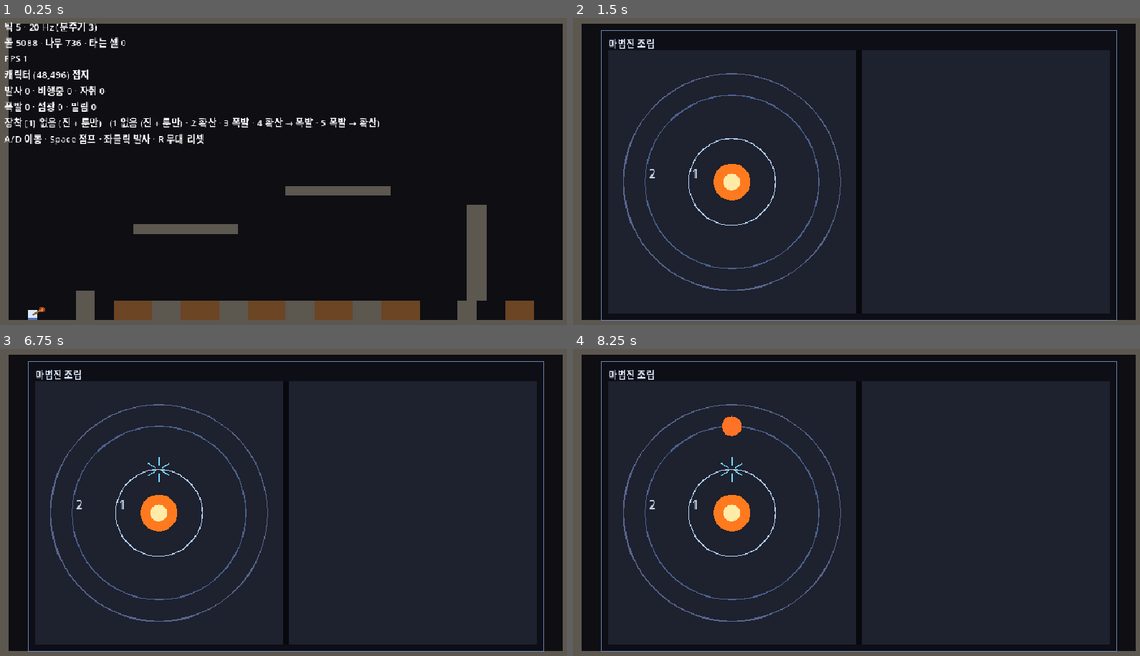
Above: before the commit, frames 1-4 (two rows, left to right).
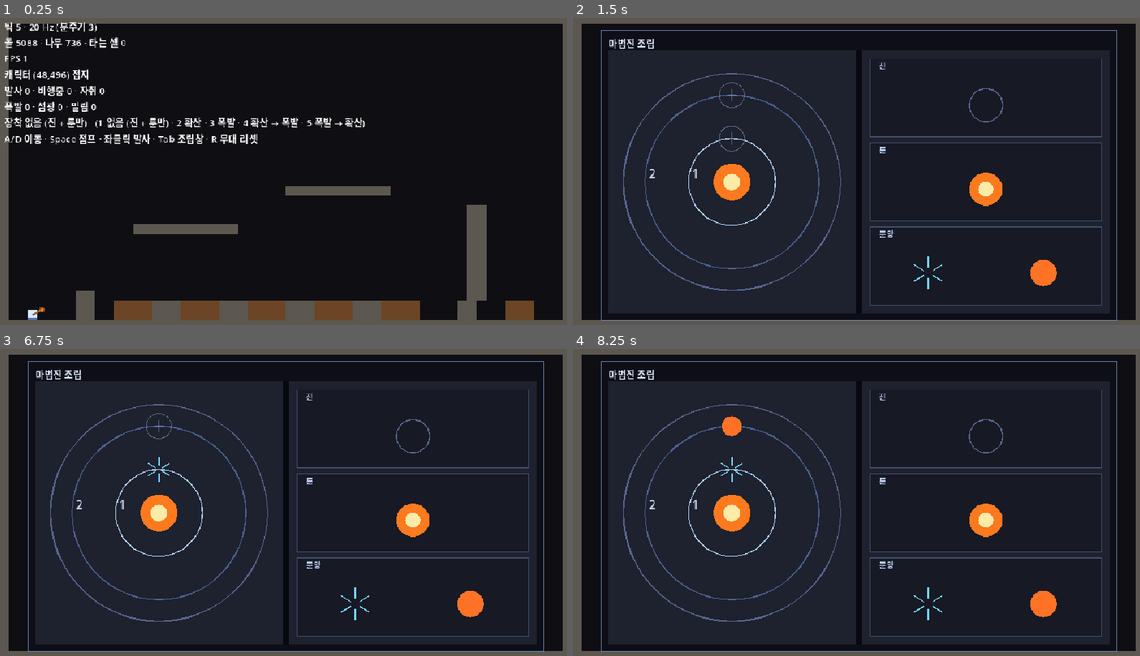
Above: after the commit, the same moments.

Repository: djgnfj-svg/tockbon
Game: Godot game, scene res://src/stage/stage.tscn
The game is run twice, just before and just after one commit, with the same random seed, the same clock (stepped at 60 frames per second) and the same inputs.
Inputs (mouse positions are in pixels of both pictures, inside the frame that each line leads up to):
- Up to frame 1 (0.25 s): no input
- Up to frame 2 (1.5 s): tap Enter at 0.5 s; move the mouse to (986, 159) at 0.52 s; hold D (move_right) 0.53-1.25 s; hold Tab (toggle_assembly) 0.53-1.25 s; click (986, 159) at 0.67 s; tap Space (jump) at 0.77, 1.25 s; drag from (743, 192) to (828, 239) at 1.27 s
- Up to frame 3 (6.75 s): tap Enter at 2, 3.5 s; move the mouse to (345, 434) at 2.02 s; hold D (move_right) 2.03-2.75 s; hold Ctrl 2.03-2.75 s; tap Space (jump) at 2.75, 3.77, 4.25 s; drag from (255, 570) to (113, 459) at 2.77 s; move the mouse to (459, 554) at 3.52 s; hold A (move_left) 3.53-4.25 s; tap Alt at 3.6 s; drag from (113, 459) to (198, 425) at 4.27 s; move the mouse to (311, 505) at 5.02 s; hold A (move_left) 5.03-5.75 s; tap Keypad Enter at 5.1 s; click (311, 505) at 5.17 s; drag from (198, 425) to (170, 523) at 5.77 s; move the mouse to (413, 490) at 6.52 s; hold D (move_right) from 6.53 s (still down); tap 2 at 6.6 s
- Up to frame 4 (8.25 s): tap Space (jump) at 6.77 s; release D (move_right) at 7.25 s; drag from (743, 523) to (828, 570) at 7.27 s; move the mouse to (918, 434) at 8.02 s; hold A (move_left) from 8.03 s (still down); tap 4 at 8.1 s

The runs differ from the first frame. In frame 1, 1.5% of the frame differs, in the area x 4-67%, y 32-42%; in frame 2, 2.0%, in the area x 25-94%, y 13-94%; in frame 3, 1.9%; in frame 4, 1.9%.

Commit message:
spell: 팔레트를 표에서 파생시켜 그린다 (단계 4b-2a)
진·룬·문양 셋이 종류별 구획으로 오른쪽 페이지에 앉는다. 아직 클릭으로
못 놓는다 — 4b-2b 다.

「슬롯 종류 × 항목」으로 짰다. 문양 전용으로 짜면 진·룬을 넣을 때
통째로 다시 짠다. items_of(kind) 가 CircleDefs.ALL · ELEM_ALL ·
Glyph.ALL 을 그대로 돌려줘서 항목을 손으로 안 적었다 — 표에 한 줄
늘리면 팔레트가 저절로 는다.

심볼 크기를 칸의 짧은 변이 정한다. 긴 변으로 정하면 항목 하나짜리
(진·룬)만 거대해져 「진이 제일 중요한가」로 잘못 읽힌다.

팔레트와 슬롯이 같은 심볼 함수를 쓴다. 따로 그리면 「팔레트의 폭발과
진에 놓인 폭발이 다르게 보인다」가 되고 그건 조용하다.

빈 팔레트 문제는 구획을 그리는 쪽으로 골랐다. 테두리와 제목이 있으면
남는 빈 곳이 「무엇이 들어올 자리인가」로 읽히고, 없으면 같은 화면이
그냥 미완성으로 읽힌다.

빈 슬롯은 옅은 고리 + 더하기다. 룬의 빈 자리와 뜻이 달라서 그림도
다르다 — 룬이 비면 「못 쏜다」(회색 경고), 층이 비면 「놓을 수 있다」
(초대). 같은 색이면 두 뜻이 섞인다.

HUD 에 Tab 을 넣고 「장착 [N]」의 번호를 뺐다. 조립창이 문양을 손대는
순간 번호가 거짓말이 된다. _loadout 변수도 지웠다 — 시작 장착은
SpellCircle 생성자의 기본값이고 프리셋을 밀어 넣으면 시작 상태가
두 곳이 된다.

변환 검사가 개수 2를 박고 있었다. 페이지가 둘이 되며 변환 쌍도 둘이
됐는데 그대로였다 — 「걸기 = 되돌리기」 짝으로 바꿨다.

verify-run.md 에는 그 에이전트가 스스로 찾은 것을 남겼다. 파일 목록을
고정으로 들면 새로 생긴 파일을 못 보고 「해시 안정」으로 읽는다.
디렉터리를 통째로 재귀 해시해야 한다.

Co-Authored-By: Claude Opus 5 (1M context) <noreply@anthropic.com>
Claude-Session: https://claude.ai/code/session_01AMkXmt1W5qq92K4dVZ4xVs

Diff:
--- a/src/stage/stage.gd
+++ b/src/stage/stage.gd
@@ -146,9 +146,9 @@
 ##  **에러가 하나도 안 난다**(계획 §1).
 var _circle := SpellCircle.new()
 
-## 마지막으로 누른 프리셋 번호. 🔴 **장착 내용이 여기 없는 게 요점이다** — 위 `_circle`이 든다.
-##  ⚠ 조립창이 붙으면 이 번호는 거짓말이 된다(계획 §1 · 위험 9). 그때 HUD에서 뺀다.
-var _loadout := 1
+## ⚠ **프리셋 번호를 안 든다.** 조립창이 문양을 손대는 순간 「마지막으로 누른 번호」와 실제
+##  장착이 갈리기 때문이다(계획 §1 · 위험 9) — HUD에서 뺐고, 그러니 들 이유도 없어졌다.
+##  🔴 **번호를 지우는 것이 곧 「상태가 하나다」의 마지막 조각이다.**
 
 ## 🔴 커맨드는 **「어느 틱에 적용되나」를 달고** 큐에 앉는다. 없으면 나중에 재조정이 불가능하다.
 ##  싱글에서는 로컬 입력이 채우고 멀티에서는 서버가 채운다 — 적용부 코드는 그대로다.
@@ -178,7 +178,8 @@
 	# 🔴🔴 **세상을 안 멈춘다** — 여기서 `get_tree().paused`를 건드리지 마라.
 	#  창을 연 채로 걷고·쏘고·불이 번지는 것이 기획 판정 4의 전부다.
 	_input.assembly_toggled.connect(_toggle_assembly)
-	_set_loadout(_loadout)
+	# ⚠ 시작 장착은 **모델의 기본값**이다(`SpellCircle`의 생성자) — 여기서 프리셋을 한 번
+	#  밀어 넣던 줄을 지웠다. 밀어 넣으면 「시작 상태」가 두 곳이 되고, 그중 하나만 고치는 날이 온다.
 	reset_stage()
 
 
@@ -220,7 +221,6 @@
 		return
 	var list: Array[int] = []
 	list.assign(LOADOUTS[n])
-	_loadout = n
 	_circle.set_from_packed(Glyph.pack(list))
 
 
@@ -380,11 +380,14 @@
 		#  조립창이 붙는 날 「그림은 바뀌었는데 HUD는 그대로」가 된다(위험 9).
 		# 🔴🔴 **「못 쏜다」를 말하는 세 곳 중 하나다**(총구 · 조립창 · 여기). 좌클릭했는데
 		#  아무 일도 안 나는 것을 **사용자가 고장으로 읽는 것**을 막는다.
-		"장착 [%d] %s%s   (%s)" % [
-			_loadout, _glyph_names(_circle.glyph_list()),
+		# 🔴 **번호를 뺐다.** 조립창이 문양을 손대는 순간부터 「장착 [4]」가 거짓말이 된다(계획 §1).
+		#  ⇒ 이름을 **지금 상태에서만** 파생시킨다. 아래 도움말은 「어떤 키가 있나」라 번호가 맞다.
+		"장착 %s%s   (%s)" % [
+			_glyph_names(_circle.glyph_list()),
 			"" if _circle.can_fire() else "  ⚠ 룬 없음 — 쏠 수 없다", _loadout_help(),
 		],
-		"A/D 이동 · Space 점프 · 좌클릭 발사 · R 무대 리셋",
+		# 🔴 **Tab을 안 적으면 조립창이 「아무도 못 여는 기능」이 된다** — verify-look이 그렇게 적었다.
+		"A/D 이동 · Space 점프 · 좌클릭 발사 · Tab 조립창 · R 무대 리셋",
 	])
 
 
--- a/src/view/circle_window.gd
+++ b/src/view/circle_window.gd
@@ -27,6 +27,8 @@
 const Layout := preload("res://src/view/circle_layout.gd")
 ## 🔴 창 축은 **따로다.** 창이 둘을 조립하고, `circle_layout`은 `book_layout`을 모른다.
 const Book := preload("res://src/view/book_layout.gd")
+## 🔴 팔레트는 **「슬롯 종류 × 항목」**이다 — 문양 전용으로 짜면 단계 5에서 통째로 다시 짠다.
+const Palette := preload("res://src/view/palette_layout.gd")
 const Glyph := preload("res://src/sim/glyph_defs.gd")
 const SpellCircle := preload("res://src/actor/spell_circle.gd")
 
@@ -116,8 +118,14 @@
 	for i in _circle.layer_count():
 		_draw_ring(area, id, i, font)
 
-	# ⚠ **반드시 되돌린다.** 안 되돌리면 뒤에 그리는 것이 전부 페이지만큼 밀리고,
-	#  지금은 뒤에 아무것도 없어서 **에러도 증상도 없다** — 팔레트가 붙는 날 조용히 어긋난다.
+	# ⚠ **반드시 되돌린다.** 안 되돌리면 뒤에 그리는 것이 전부 페이지만큼 밀린다 —
+	#  아래 팔레트가 정확히 그 「뒤에 그리는 것」이다.
+	draw_set_transform(Vector2.ZERO)
+
+	# 🔴 팔레트도 **자기 페이지 안에서** 원점 기준으로 그린다. 마법진과 같은 규율이다.
+	var pal := Book.palette_page(size)
+	draw_set_transform(pal.position)
+	_draw_palette(pal, font)
 	draw_set_transform(Vector2.ZERO)
 
 
@@ -148,11 +156,11 @@
 	for i in slots.size():
 		var rune_id := _circle.rune_at(i)
 		if rune_id == SpellCircle.RUNE_EMPTY:
+			# ⚠ 룬의 빈 자리는 **「못 쏜다」**(경고)지 「놓을 수 있다」(초대)가 아니다 —
+			#  층의 빈 자리와 **뜻이 달라서** 그림도 다르다(`fx_tuning.SLOT_EMPTY` 주석).
 			draw_circle(slots[i], r, Fx.MUZZLE_DEAD, false, Fx.MUZZLE_DEAD_WIDTH_PX)
 			continue
-		var fx := Fx.elem_fx(rune_id)
-		draw_circle(slots[i], r, fx["glow"], true)
-		draw_circle(slots[i], r * Fx.CIRCLE_RUNE_CORE_RATIO, fx["core"], true)
+		_draw_rune_symbol(slots[i], r, rune_id)
 
 
 ## 층 축 — 고리 하나 + 층 번호 + 놓인 문양.
@@ -185,12 +193,17 @@
 			str(layer + 1),
 			HORIZONTAL_ALIGNMENT_LEFT, -1, num, Fx.CIRCLE_LAYER_NUM)
 
+	var slots := Layout.layer_slots(circle_id, area)
+	if layer >= slots.size():
+		return
 	var glyph_id := _circle.glyph_at(layer)
+	# 🔴🔴 **빈 자리도 그린다 — 「여기 놓을 수 있다」가 그림에 있어야 한다.**
+	#  ⚠ 안 그리면 「막힌 자리」와 「빈 자리」가 같아 보이고, 단계 4b-2b에서 어디를 눌러야
+	#   하는지가 화면에 없다(슬롯 상태 셋 중 첫째 — `fx_tuning.SLOT_EMPTY` 주석).
 	if glyph_id == Glyph.GLYPH_NONE:
-		return
-	var slots := Layout.layer_slots(circle_id, area)
-	if layer < slots.size():
-		_draw_glyph(slots[layer], Layout.glyph_radius(area), glyph_id)
+		_draw_empty_slot(slots[layer], Layout.glyph_radius(area))
+		return
+	_draw_glyph(slots[layer], Layout.glyph_radius(area), glyph_id)
 
 
 ## 🔴🔴 **모양은 `kind`, 색은 문양 id.** 문양마다 그림을 두면 그게 **넷째 고칠 곳**이 되고,
@@ -219,3 +232,78 @@
 		return
 	# 🔴 모르는 kind에 짖는다 — 표에 종류를 늘리고 그림을 안 늘리면 여기서 걸린다.
 	push_error("CircleWindow: 문양 종류 %d에 그림이 없다" % kind)
+
+
+## 룬 심볼 — 빛나는 구슬. 🔴 **팔레트와 슬롯이 같은 이 함수를 쓴다.**
+##  따로 그리면 「팔레트의 불과 진에 놓인 불이 다르게 보인다」가 되고, 그건 조용하다.
+func _draw_rune_symbol(at: Vector2, r: float, rune_id: int) -> void:
+	var fx := Fx.elem_fx(rune_id)
+	draw_circle(at, r, fx["glow"], true)
+	draw_circle(at, r * Fx.CIRCLE_RUNE_CORE_RATIO, fx["core"], true)
+
+
+## 진 심볼 — 그릇의 테두리. ⚠ 진은 **틀**이라 속이 비어 있는 것이 그 뜻이다.
+func _draw_circle_symbol(at: Vector2, r: float) -> void:
+	draw_circle(at, r, Fx.CIRCLE_FRAME, false, Fx.CIRCLE_FRAME_PX)
+
+
+## 🔴🔴 **빈 자리 — 「여기 놓을 수 있다」.**
+##  옅은 고리 + **더하기**. ⚠ 고리만 그리면 「자리」로만 읽히고 「놓을 수 있다」가 안 읽힌다.
+##  ⚠ 채우면 TERMINAL 원반과 헷갈린다 — 비어 있는 것이 뜻의 일부다.
+func _draw_empty_slot(at: Vector2, r: float) -> void:
+	draw_circle(at, r, Fx.SLOT_EMPTY, false, Fx.SLOT_EMPTY_PX)
+	var a := r * Fx.SLOT_PLUS_RATIO
+	draw_line(at - Vector2(a, 0.0), at + Vector2(a, 0.0), Fx.SLOT_EMPTY, Fx.SLOT_PLUS_PX)
+	draw_line(at - Vector2(0.0, a), at + Vector2(0.0, a), Fx.SLOT_EMPTY, Fx.SLOT_PLUS_PX)
+
+
+# ══════════════════════════════════════════════════════════════════
+#  팔레트 — 🔴 **「슬롯 종류 × 항목」.** 문양 전용이 아니다
+# ══════════════════════════════════════════════════════════════════
+
+## ⚠ **이 단계는 그리기까지다.** 클릭으로 고르고 놓는 것은 4b-2b다.
+## 🔴 좌표는 전부 `palette_layout`에서 온다 — 히트테스트가 **같은 함수**를 부를 수 있어야 한다.
+func _draw_palette(page: Rect2, font: Font) -> void:
+	for ki in Palette.KINDS.size():
+		var kind: int = Palette.KINDS[ki]
+		var sec := Palette.section(page.size, ki)
+		_draw_palette_section(sec, kind, font)
+		# 🔴 항목은 **표를 순회해서** 나온다 — 손으로 적으면 표를 늘렸는데 팔레트가 안 늘어난다.
+		var items := Palette.items_of(kind)
+		for ii in items.size():
+			var slot := Palette.item_slot(sec, ii, items.size())
+			_draw_palette_item(slot, kind, items[ii])
+
+
+## 구획 — 🔴 **빈 자리가 「무엇이 들어올 자리」로 읽히게 한다.** 항목이 넷뿐이라 페이지가 크게
+##  비는데, 테두리와 제목이 없으면 같은 화면이 그냥 **미완성**으로 읽힌다.
+func _draw_palette_section(sec: Rect2, kind: int, font: Font) -> void:
+	draw_rect(sec, Fx.PALETTE_SECTION_BG, true)
+	draw_rect(sec, Fx.PALETTE_SECTION_EDGE, false, Fx.PALETTE_SECTION_EDGE_PX)
+	if font == null:
+		return
+	if not Palette.KIND_DEFS.has(kind):
+		push_error("CircleWindow: 모르는 슬롯 종류 %d — 제목이 없다" % kind)
+		return
+	var nm: StringName = Palette.KIND_DEFS[kind]["name"]
+	draw_string(font, sec.position + Vector2(
+			Fx.PALETTE_PAD_PX, Fx.PALETTE_HEAD_PX * Fx.PALETTE_HEAD_BASELINE_FRAC),
+		String(nm), HORIZONTAL_ALIGNMENT_LEFT, -1,
+		Fx.PALETTE_HEAD_SIZE, Fx.PALETTE_HEAD_COLOR)
+
+
+## 항목 하나. 🔴 **슬롯에 그리는 것과 같은 심볼 함수를 쓴다** — 따로 그리면
+##  「팔레트의 폭발과 진에 놓인 폭발이 다르게 보인다」가 되고, 그건 조용하다.
+func _draw_palette_item(slot: Rect2, kind: int, item_id: int) -> void:
+	var at := slot.get_center()
+	var r := Palette.item_symbol_radius(slot)
+	if kind == Palette.KIND_CIRCLE:
+		_draw_circle_symbol(at, r)
+		return
+	if kind == Palette.KIND_RUNE:
+		_draw_rune_symbol(at, r, item_id)
+		return
+	if kind == Palette.KIND_GLYPH:
+		_draw_glyph(at, r, item_id)
+		return
+	push_error("CircleWindow: 슬롯 종류 %d에 항목 그림이 없다" % kind)
--- a/src/view/fx_tuning.gd
+++ b/src/view/fx_tuning.gd
@@ -178,6 +178,39 @@
 ## 🔴 그리고 이건 **배치의 임시 답이다.** 원인은 심볼이 고리 **위에** 앉는 것 자체라,
 ##  층이 늘어 고리 간격이 좁아지면 다시 걸린다 — 그때는 심볼을 줄이거나 고리 밖으로 빼야 한다.
 const GLYPH_SPAWN_ANGLE_STEP_FRAC := 0.5
+# ─── 빈 슬롯 — 「여기 놓을 수 있다」 ──────────────────────────────
+## 🔴🔴 **슬롯 상태가 셋인데 첫째가 없었다**(빈 자리 · 찬 자리 · 못 놓는 자리).
+##  실측: 지금 빈 고리는 **「1층·2층이라는 자리」로는 읽히지만 「놓을 수 있다」로는 안 읽힌다**
+##  (verify-look). ⚠ **셋째(못 놓는 자리)만 있고 첫째가 없으면 「막힌 것」과 「빈 것」이 같아 보인다.**
+##
+## ⚠ **룬의 빈 자리와 뜻이 다르다** — 룬이 비면 「못 쏜다」(경고, `MUZZLE_DEAD` 회색)고
+##  층이 비면 「놓을 수 있다」(초대)다. 🔴 **색과 모양을 달리 둔다** — 같으면 두 뜻이 섞인다.
+const SLOT_EMPTY := Color(0.55, 0.62, 0.78, 0.55)
+const SLOT_EMPTY_PX := 1.5
+## 빈 자리에 그리는 **더하기 표시**. ⚠ 십자가 없으면 그냥 옅은 원이라 「자리」로만 읽힌다.
+const SLOT_PLUS_RATIO := 0.5
+const SLOT_PLUS_PX := 1.5
+
+# ─── 팔레트 ───────────────────────────────────────────────────────
+## 🔴 구획 크기는 **종류 수**로, 항목 칸은 **항목 수**로 나뉜다(`palette_layout`) —
+##  여기엔 여백과 제목 띠만 있다. 칸 크기를 박으면 진·룬 항목이 느는 날 겹친다.
+const PALETTE_PAD_PX := 14.0
+const PALETTE_SECTION_GAP_PX := 10.0
+const PALETTE_HEAD_PX := 24.0
+const PALETTE_SYMBOL_RATIO := 0.52
+
+## 구획 테두리·바탕. 🔴 **구획을 그리는 것이 「빈 팔레트」의 답이다** — 항목이 넷뿐이라
+##  페이지가 크게 비는데, 구획이 있으면 그 빈 곳이 **「무엇이 들어올 자리인가」**로 읽힌다.
+##  ⚠ 구획이 없으면 같은 화면이 그냥 「미완성」으로 읽힌다.
+const PALETTE_SECTION_BG := Color(0.09, 0.10, 0.145, 1.0)
+const PALETTE_SECTION_EDGE := Color(0.30, 0.36, 0.50, 0.8)
+const PALETTE_SECTION_EDGE_PX := 1.0
+const PALETTE_HEAD_COLOR := Color(0.72, 0.79, 0.92)
+const PALETTE_HEAD_SIZE := 14
+## 제목 글자의 기준선이 띠 안 어디에 앉나. ⚠ `draw_string`은 **기준선** 기준이라 0이면
+##  글자가 구획 **위로** 삐져나간다. 1.0이면 띠 바닥에 붙어 항목과 부딪힌다.
+const PALETTE_HEAD_BASELINE_FRAC := 0.7
+
 ## SPAWN 가지가 **시작하는** 자리(반지름 대비). 0이면 한 점에서 뻗어 나와 별이 아니라 뭉치로 보인다.
 const GLYPH_SPAWN_INNER_RATIO := 0.3
 ## TERMINAL 원반의 반지름(심볼 반지름 대비). ⚠ 1.0이면 가지 심볼과 크기가 같아 보여
--- /dev/null
+++ b/src/view/palette_layout.gd
@@ -0,0 +1,96 @@
+extends RefCounted
+## 팔레트 좌표 — 🔴🔴 **「슬롯 종류 × 항목」이다. 「문양 팔레트」가 아니다.**
+##
+## ```
+##  ┌ 진 ──────────────┐   ← 구획 하나 = 슬롯 종류 하나
+##  │  ○               │      항목은 표를 순회해서 나온다
+##  ├ 룬 ──────────────┤
+##  │  ●               │
+##  ├ 문양 ────────────┤
+##  │  ✳      ●        │
+##  └──────────────────┘
+## ```
+##
+## ⚠ **문양 전용으로 짜면 진·룬을 붙일 때 통째로 다시 짠다** — 그게 이 단계에서 제일 비싼 실수라
+##  계획이 🔴🔴로 박아 뒀다. 단계 5는 **칸 둘을 늘리는 일**이어야 한다.
+##
+## 🔴 **항목을 손으로 적지 않는다.** 셋 다 명시 리스트를 순회하므로 표에 한 줄을 늘리면
+##  팔레트가 **저절로** 는다 — 그게 「진 하나 추가 = 표 한 줄」이 참이라는 눈에 보이는 증거다.
+##  ⚠ 손으로 적으면 표를 늘렸는데 팔레트가 안 늘어도 **아무도 안 짖는다.**
+##
+## 🔴 **그림도 클릭도 이 파일의 같은 함수를 지난다**(단계 4b-2b의 히트테스트).
+##  좌표가 두 곳이면 「이걸 눌렀는데 저게 골라진다」가 되고 **에러가 안 난다.**
+##
+## ⚠ 팔레트는 **자기가 어느 페이지에 앉았는지 모른다** — `circle_layout`과 같은 규율이다.
+##  창이 좌표계를 옮겨 주고 여기는 **크기만** 받는다.
+
+const CircleDefs := preload("res://src/sim/circle_defs.gd")
+const Glyph := preload("res://src/sim/glyph_defs.gd")
+const Tuning := preload("res://src/sim/sim_tuning.gd")
+const Fx := preload("res://src/view/fx_tuning.gd")
+
+## 슬롯 종류. 🔴 **이 셋이 팔레트의 축이다.**
+const KIND_CIRCLE := 0
+const KIND_RUNE := 1
+const KIND_GLYPH := 2
+
+## 🔴🔴 **종류 하나 추가 = 여기 한 줄 + `KINDS` 한 줄 + `items_of` 한 갈래.**
+## ⚠ 이름이 여기 있는 이유: **한 개념에 딸린 것은 한 곳에 둔다**(CLAUDE.md).
+##  종류 목록과 이름 목록을 따로 만들면 둘을 손으로 맞춰야 하고, 반드시 어긋난다.
+const KIND_DEFS: Dictionary = {
+	KIND_CIRCLE: {"name": &"진"},
+	KIND_RUNE: {"name": &"룬"},
+	KIND_GLYPH: {"name": &"문양"},
+}
+
+## 🔴 순회는 **반드시 이 명시 리스트로만** 한다.
+const KINDS: Array[int] = [KIND_CIRCLE, KIND_RUNE, KIND_GLYPH]
+
+
+## 그 종류에 무엇이 있나. 🔴 **전부 표를 그대로 돌려준다** — 여기서 목록을 만들면
+##  표를 늘렸는데 팔레트가 안 느는 날이 오고, 그 갈라짐은 조용하다.
+## ⚠ 「소유」 개념이 없다 — **존재하는 것 전부**가 뜬다(던전에서 얻기는 이 단계 범위 밖).
+static func items_of(kind: int) -> Array[int]:
+	if kind == KIND_CIRCLE:
+		return CircleDefs.ALL
+	if kind == KIND_RUNE:
+		return Tuning.ELEM_ALL
+	if kind == KIND_GLYPH:
+		return Glyph.ALL
+	# 🔴 모르는 종류에 짖는다 — 표에 종류를 늘리고 여기를 안 늘리면 그 칸이 **조용히 빈다.**
+	push_error("PaletteLayout: 모르는 슬롯 종류 %d — 항목이 없다" % kind)
+	return []
+
+
+## 종류 하나가 차지하는 구획. 🔴 **종류 수로 나눈다** — 종류가 늘면 자동으로 좁아진다.
+##  상수로 박으면 진·룬 칸을 붙이는 날 구획이 겹치거나 페이지를 넘는다.
+static func section(page_size: Vector2, kind_index: int) -> Rect2:
+	var n := KINDS.size()
+	if n <= 0 or kind_index < 0 or kind_index >= n:
+		return Rect2()
+	var pad := Fx.PALETTE_PAD_PX
+	var gap := Fx.PALETTE_SECTION_GAP_PX
+	var w := maxf(page_size.x - pad * 2.0, 0.0)
+	var h := maxf((page_size.y - pad * 2.0 - gap * float(n - 1)) / float(n), 0.0)
+	return Rect2(pad, pad + float(kind_index) * (h + gap), w, h)
+
+
+## 구획 안에서 항목 하나가 차지하는 칸. 🔴 **항목 수로 나눈다.**
+## ⚠ 제목 띠를 뺀 아래쪽만 쓴다 — 항목이 제목 위에 앉으면 둘 다 안 읽힌다.
+static func item_slot(sec: Rect2, item_index: int, item_count: int) -> Rect2:
+	if item_count <= 0 or item_index < 0 or item_index >= item_count:
+		return Rect2()
+	var head := Fx.PALETTE_HEAD_PX
+	var top := sec.position.y + head
+	var h := maxf(sec.size.y - head, 0.0)
+	var w := sec.size.x / float(item_count)
+	return Rect2(sec.position.x + float(item_index) * w, top, w, h)
+
+
+## 항목 심볼의 반지름.
+##
+## 🔴 **칸의 짧은 변이 정한다.** 그래서 항목이 하나든 넷이든 **심볼 크기가 같다** —
+##  구획 높이가 늘 짧은 변이기 때문이다. ⚠ 긴 변으로 정하면 항목 하나짜리 종류(진·룬)만
+##  거대해져서 「진이 제일 중요한가」로 잘못 읽힌다.
+static func item_symbol_radius(slot: Rect2) -> float:
+	return minf(slot.size.x, slot.size.y) * 0.5 * Fx.PALETTE_SYMBOL_RATIO
--- a/tests/nets/net_circle.gd
+++ b/tests/nets/net_circle.gd
@@ -23,6 +23,7 @@
 ## 🔴 좌표 함수를 **실제로 부르는** 그물이 있어야 텍스트 스캔이 못 보는 거동이 잡힌다.
 const Layout := preload("res://src/view/circle_layout.gd")
 const Book := preload("res://src/view/book_layout.gd")
+const Palette := preload("res://src/view/palette_layout.gd")
 const Fx := preload("res://src/view/fx_tuning.gd")
 ## 🔴 주석·문자열 스트리퍼를 **빌려 온다** — 소스 텍스트를 훑는 그물이 둘이라 스트리퍼는 하나여야 한다.
 const NetDeterminism := preload("res://tests/nets/net_determinism.gd")
@@ -67,6 +68,8 @@
 	_book_pages_are_one_source(t)
 	_circle_layout_does_not_know_pages(t)
 	_spawn_rays_are_not_horizontal(t)
+	_palette_is_kind_by_item(t)
+	_palette_geometry_runs(t)
 	_layout_geometry_runs(t)
 	_axes_do_not_call_each_other(t)
 	_cannot_fire_without_a_rune(t)
@@ -473,8 +476,12 @@
 	# 🔴 **개수만 세면 안 된다**(실측): 되돌리는 줄을 `draw_set_transform(page.position)` 으로
 	#  바꿔도 개수는 2라 초록이고, 그러면 변환이 **영영 안 돌아온다** —
 	#  4b에서 왼쪽 페이지 그림이 통째로 오른쪽으로 밀린다.
-	t.eq(win.count("draw_set_transform"), 2, "변환을 거는 곳이 하나, 되돌리는 곳이 하나다")
-	t.ok(win.contains("draw_set_transform(Vector2.ZERO)"), "되돌리는 줄이 **항등**이다")
+	# ⚠ 페이지가 둘이 되며 변환 쌍도 둘이 됐다(마법진 · 팔레트) — **개수를 박지 말고 짝을 잰다.**
+	var xf_all := win.count("draw_set_transform")
+	var xf_reset := win.count("draw_set_transform(Vector2.ZERO)")
+	t.ok(xf_all > 0, "창이 좌표계를 옮겨 그린다 (%d곳)" % xf_all)
+	t.eq(xf_reset * 2, xf_all, "건 만큼 **항등으로** 되돌린다 (걸기 %d · 되돌리기 %d)" % [
+		xf_all - xf_reset, xf_reset])
 
 	# 🔴 페이지 셋을 **페이지 표에서** 그리나. 따로 계산해 그리면 4b의 히트테스트는 `pages()`를
 	#  읽으므로 **보이는 골과 반응하는 골이 어긋난다**(위험 23).
@@ -484,6 +491,78 @@
 	for key: String in ["left", "fold", "right"]:
 		t.ok(draw_raw.contains("draw_rect(pages[\"%s\"]" % key),
 			"창이 `%s` 를 페이지 표에서 그린다" % key)
+
+
+## 🔴🔴 **팔레트는 「슬롯 종류 × 항목」이다. 「문양 팔레트」가 아니다.**
+##  ⚠ 문양 전용으로 짜면 진·룬을 붙일 때 **통째로 다시 짠다** — 계획이 이 단계에서 제일 비싼
+##   실수라고 🔴🔴로 박아 뒀다. 단계 5는 **칸 둘을 늘리는 일**이어야 한다.
+##
+## 🔴 그리고 **항목이 표에서 나오나** — 손으로 적으면 표를 늘렸는데 팔레트가 안 늘어도 조용하다.
+func _palette_is_kind_by_item(t) -> void:
+	t.eq(Palette.KINDS.size(), Palette.KIND_DEFS.size(), "슬롯 종류의 KINDS와 KIND_DEFS가 같다")
+	# ⚠ 비면 아래가 한 번도 안 돌고 **초록이 된다.**
+	t.ok(Palette.KINDS.size() > 0, "슬롯 종류가 %d개다" % Palette.KINDS.size())
+	# 🔴 종류가 셋이라는 것이 팔레트 **구조**다 — 문양 하나만 있으면 문양 전용 팔레트다.
+	t.ok(Palette.KINDS.has(Palette.KIND_CIRCLE), "진 칸이 있다")
+	t.ok(Palette.KINDS.has(Palette.KIND_RUNE), "룬 칸이 있다")
+	t.ok(Palette.KINDS.has(Palette.KIND_GLYPH), "문양 칸이 있다")
+
+	# 🔴🔴 **항목이 표를 그대로 따라간다.**
+	#  ⚠ 지금은 같은 값이지만 **동어반복이 아니다** — 누가 `[1, 2]` 라고 손으로 적으면
+	#   표가 느는 날 여기가 빨개진다. 그게 이 검사가 사는 시점이다.
+	var want := {
+		Palette.KIND_CIRCLE: CircleDefs.ALL.size(),
+		Palette.KIND_RUNE: Tuning.ELEM_ALL.size(),
+		Palette.KIND_GLYPH: Glyph.ALL.size(),
+	}
+	for kind: int in Palette.KINDS:
+		var nm: StringName = Palette.KIND_DEFS[kind]["name"]
+		var items := Palette.items_of(kind)
+		t.ok(items.size() > 0, "%s 칸에 항목이 있다 (%d개)" % [nm, items.size()])
+		t.eq(items.size(), int(want[kind]), "%s 항목 수가 표와 같다" % nm)
+
+	# 🔴 모르는 종류에 짖는다 — 종류를 늘리고 표를 안 이으면 그 칸이 **조용히 빈다.**
+	t.expect_error("PaletteLayout: 모르는 슬롯 종류")
+	t.eq(Palette.items_of(9999).size(), 0, "모르는 종류는 짖고 항목이 0이다")
+
+
+## 🔴 구획과 항목 칸이 **한 곳에서 나오고 서로 안 겹치나.** 겹치면 「이걸 눌렀는데 저게
+##  골라진다」가 되고 **에러가 안 난다**(위험 6의 팔레트 얼굴).
+func _palette_geometry_runs(t) -> void:
+	var page := Book.palette_page(Fx.WINDOW_RECT.size)
+	t.ok(page.size.x > 0.0 and page.size.y > 0.0, "팔레트 페이지에 크기가 있다 (%dx%d)" % [
+		int(page.size.x), int(page.size.y)])
+
+	var page_box := Rect2(Vector2.ZERO, page.size)
+	var secs: Array[Rect2] = []
+	for ki in Palette.KINDS.size():
+		var sec := Palette.section(page.size, ki)
+		var nm: StringName = Palette.KIND_DEFS[Palette.KINDS[ki]]["name"]
+		t.ok(sec.size.x > 0.0 and sec.size.y > 0.0, "%s 구획에 크기가 있다" % nm)
+		t.ok(page_box.encloses(sec), "%s 구획이 페이지 안에 들어간다" % nm)
+		for other: Rect2 in secs:
+			t.ok(not sec.intersects(other), "%s 구획이 앞 구획과 안 겹친다" % nm)
+		secs.append(sec)
+
+		var items := Palette.items_of(Palette.KINDS[ki])
+		var slots: Array[Rect2] = []
+		for ii in items.size():
+			var slot := Palette.item_slot(sec, ii, items.size())
+			t.ok(sec.encloses(slot), "%s 항목 %d이 구획 안에 들어간다" % [nm, ii])
+			# ⚠ 제목 띠를 침범하면 글자와 심볼이 서로를 먹는다.
+			t.ok(slot.position.y >= sec.position.y + Fx.PALETTE_HEAD_PX,
+				"%s 항목 %d이 제목 띠 아래에 있다" % [nm, ii])
+			t.ok(Palette.item_symbol_radius(slot) > 0.0, "%s 항목 %d에 심볼 크기가 있다" % [nm, ii])
+			for other: Rect2 in slots:
+				t.ok(not slot.intersects(other), "%s 항목 %d이 앞 항목과 안 겹친다" % [nm, ii])
+			slots.append(slot)
+
+	# 🔴 **팔레트가 마법진 페이지를 안 침범한다.** 침범하면 두 페이지가 뜻을 잃는다.
+	#  ⚠ 팔레트는 **자기 페이지 원점 기준**이라 창 좌표로 옮겨서 재야 한다.
+	var circle_page := Book.circle_page(Fx.WINDOW_RECT.size)
+	for sec: Rect2 in secs:
+		t.ok(not Rect2(page.position + sec.position, sec.size).intersects(circle_page),
+			"팔레트 구획이 마법진 페이지를 안 침범한다")
 
 
 ## 🔴🔴 **눈이 찾아낸 것을 지키는 게 없었다.**
Not shown, changed: .claude/agents/verify-run.md
